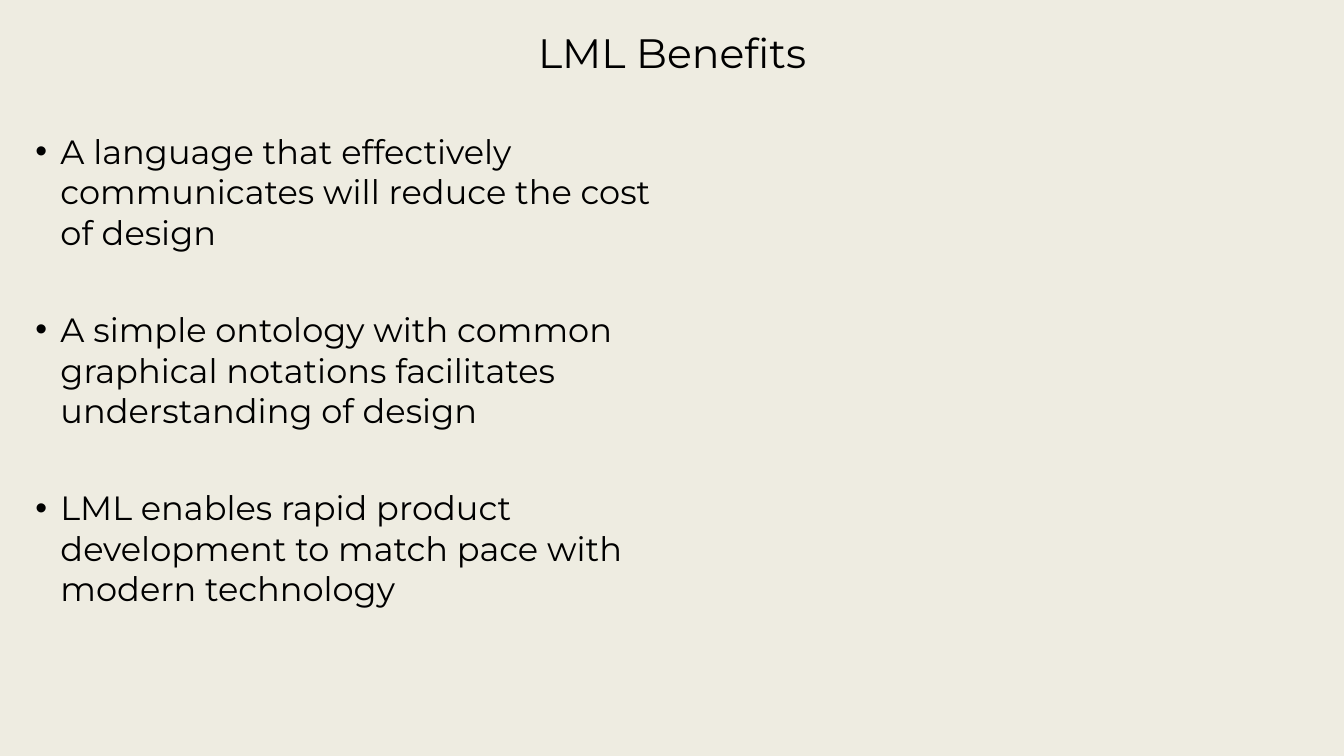
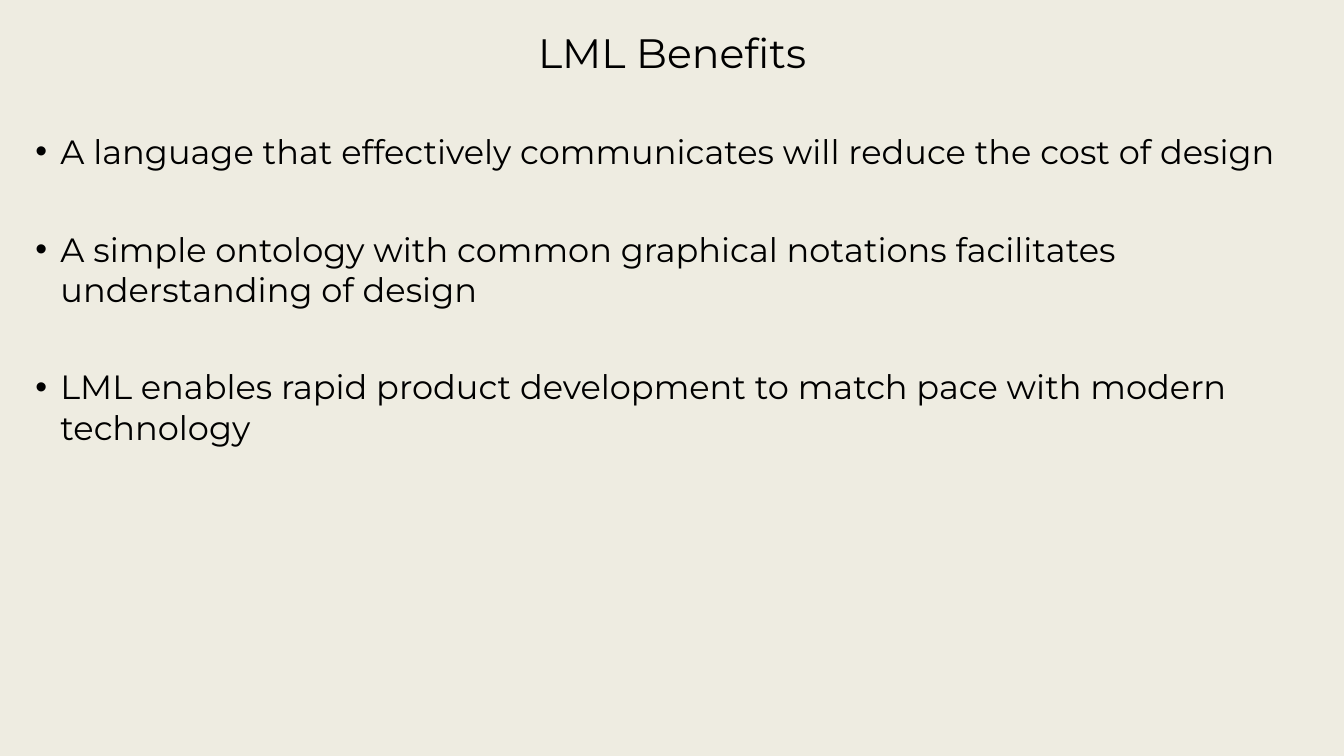
Before and after one commit to srudder16/Lifecycle_Modeling, a slide deck: slide 24 of 2025_WSRC/2026 WSRC Tutorial - 1.pptx. Drawn at 1344x756 pixels with LibreOffice and Linux fonts; fonts in the diff are those of the drawing; background and template pictures are left out. Boxes give left, top, right and bottom in pixels: in the first picture for what was removed or moved away, otherwise in the second. Text is boxed around its words. In the diff, an @@ line names an element or a change of style, - is before the commit and + after.

```diff
--- a/2025_WSRC/2026 WSRC Tutorial - 1.pptx
+++ b/2025_WSRC/2026 WSRC Tutorial - 1.pptx
@@ text "A language that effectively communicates ..." rewrapped from [60, 139, 651, 608] to [60, 139, 1274, 447] @@
```
Also in this commit, not shown: 17 other slides changed, 1 slide added, 1 slide removed.
